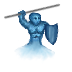
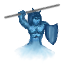
Comparing the layer stacks of the two 72 x 72 images. Changes:
added layer "Clipboard#2" above "Body" over [26, 7, 42, 28]
